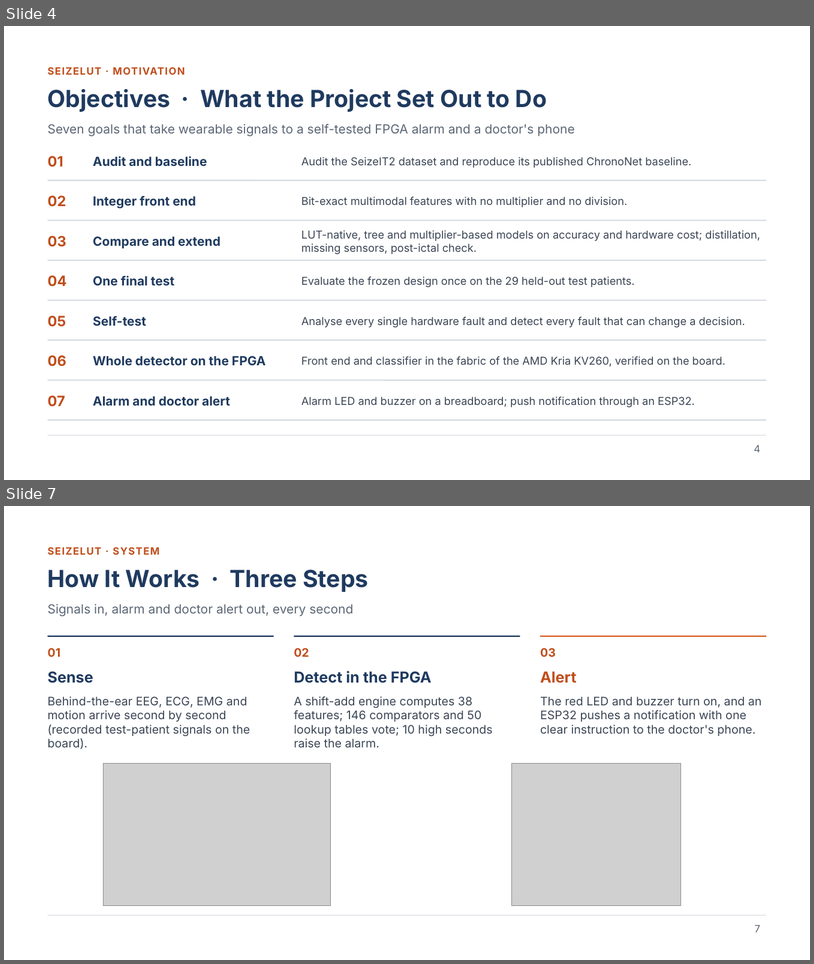
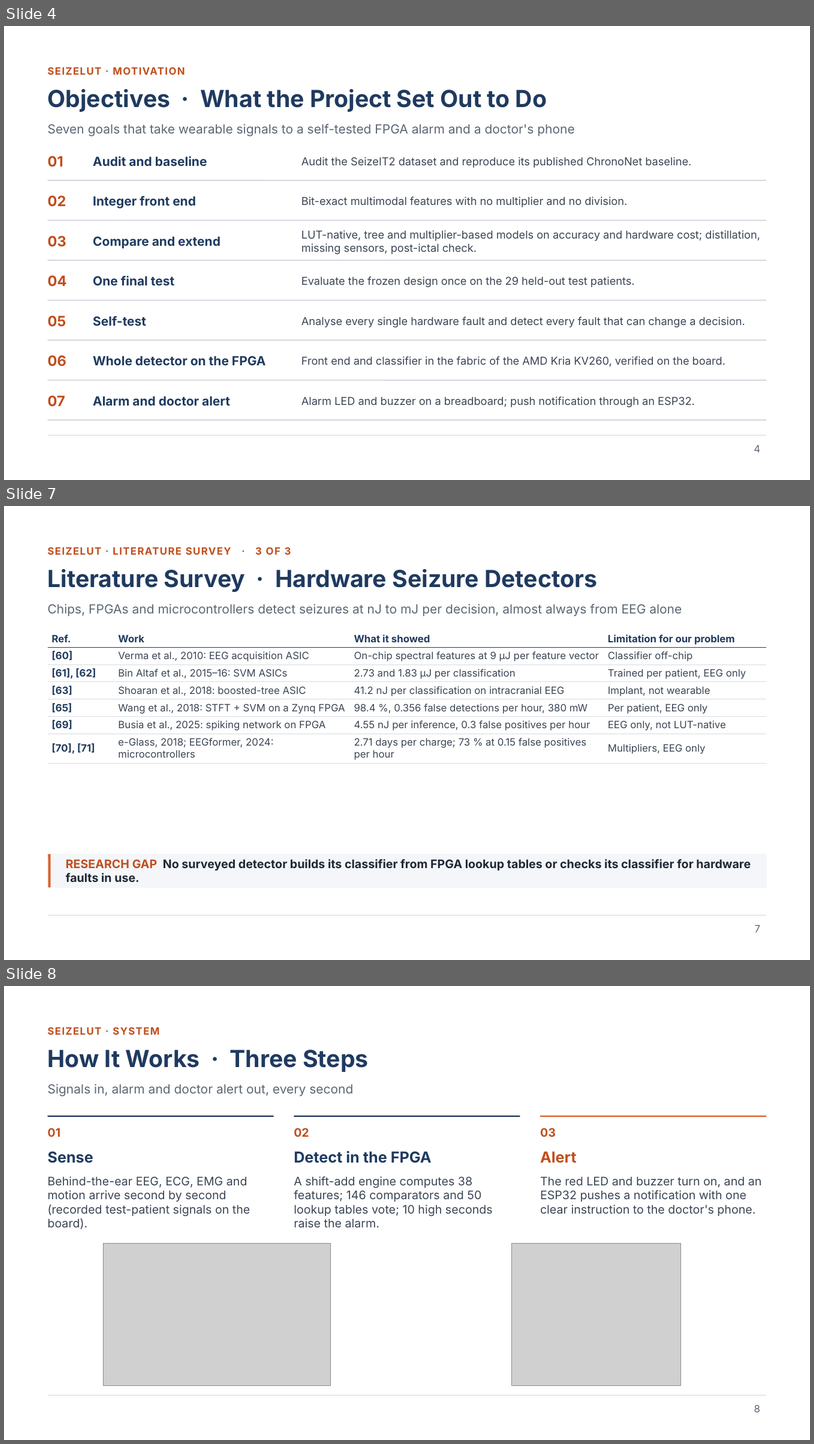
Before and after one commit to chaithr45/Final_year_proj, a slide deck: reports/ec418/out/SeizeLUT_EC418_Presentation.pptx. Shown one above the other, each under a label of ours: slides 4 and 7 before the commit, slides 4, 7 and 8 after it; the slides between them are not shown. The pictures are 814x964 and 814x1444 pixels, drawn with LibreOffice and Linux fonts; fonts in the diff are those of the drawing; grey boxes stand for pictures. Boxes give left, top, right and bottom in pixels: in the first picture for what was removed or moved away, otherwise in the second. Text is boxed around its words. In the diff, an @@ line names an element or a change of style, - is before the commit and + after.

```diff
--- a/reports/ec418/out/SeizeLUT_EC418_Presentation.pptx
+++ b/reports/ec418/out/SeizeLUT_EC418_Presentation.pptx
@@ slide 7 added at [4, 506, 810, 960], background #FFFFFF; not listed: 1 template element that a slide beside it also shows @@
@@ text added at [48, 547, 291, 555], 12 pt, text #C04E1C, bold @@
+SEIZELUT · LITERATURE SURVEY · 3 OF 3
@@ title added at [48, 569, 597, 592], 28 pt, text #1F3A5F, bold @@
+Literature Survey · Hardware Seizure Detectors
@@ text added at [48, 604, 682, 616], 15 pt, text #5B6675 @@
+Chips, FPGAs and microcontrollers detect seizures at nJ to mJ per decision, almost always from EEG alone
@@ table added at [48, 630, 767, 762], 7 rows, 4 columns @@
+Ref. | Work | What it showed | Limitation for our problem
+[60] | Verma et al., 2010: EEG acquisition ASIC | On-chip spectral features at 9 µJ per feature vector | Classifier off-chip
+[61], [62] | Bin Altaf et al., 2015–16: SVM ASICs | 2.73 and 1.83 µJ per classification | Trained per patient, EEG only
+[63] | Shoaran et al., 2018: boosted-tree ASIC | 41.2 nJ per classification on intracranial EEG | Implant, not wearable
+[65] | Wang et al., 2018: STFT + SVM on a Zynq FPGA | 98.4 %, 0.356 false detections per hour, 380 mW | Per patient, EEG only
+[69] | Busia et al., 2025: spiking network on FPGA | 4.55 nJ per inference, 0.3 false positives per hour | EEG only, not LUT-native
+[70], [71] | e-Glass, 2018; EEGformer, 2024: microcontrollers | 2.71 days per charge; 73 % at 0.15 false positives per hour | Multipliers, EEG only
@@ rectangle added at [48, 854, 767, 887], fill #F4F6F9, outline #F4F6F9 1 pt @@
@@ line added from (50, 854) to (50, 887), #D9622B 3 pt @@
@@ text added at [66, 859, 751, 882], 14 pt, text #1E2733, bold @@
+RESEARCH GAP No surveyed detector builds its classifier from FPGA lookup tables or checks its classifier for hardware faults in use.
@@ page number added at [755, 925, 761, 932], 12 pt, text #5B6675 @@
+7
@@ what was slide 7 is now slide 8 @@
@@ page number at [755, 1404, 761, 1412]: text changed @@
-7
+8
```
Also in this commit, not shown: 9 slides changed, 1 other slide added, 6 other files.
